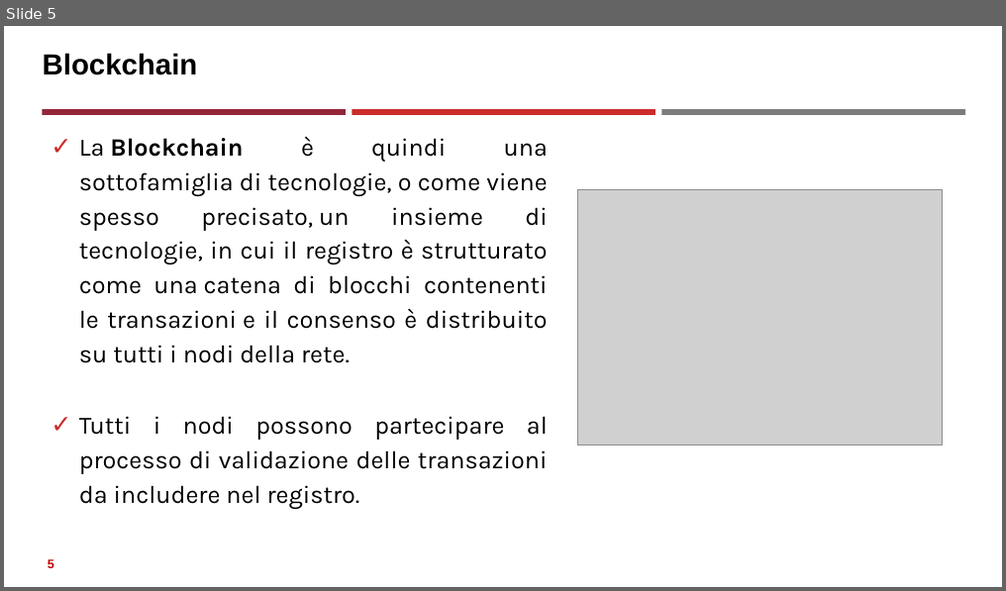
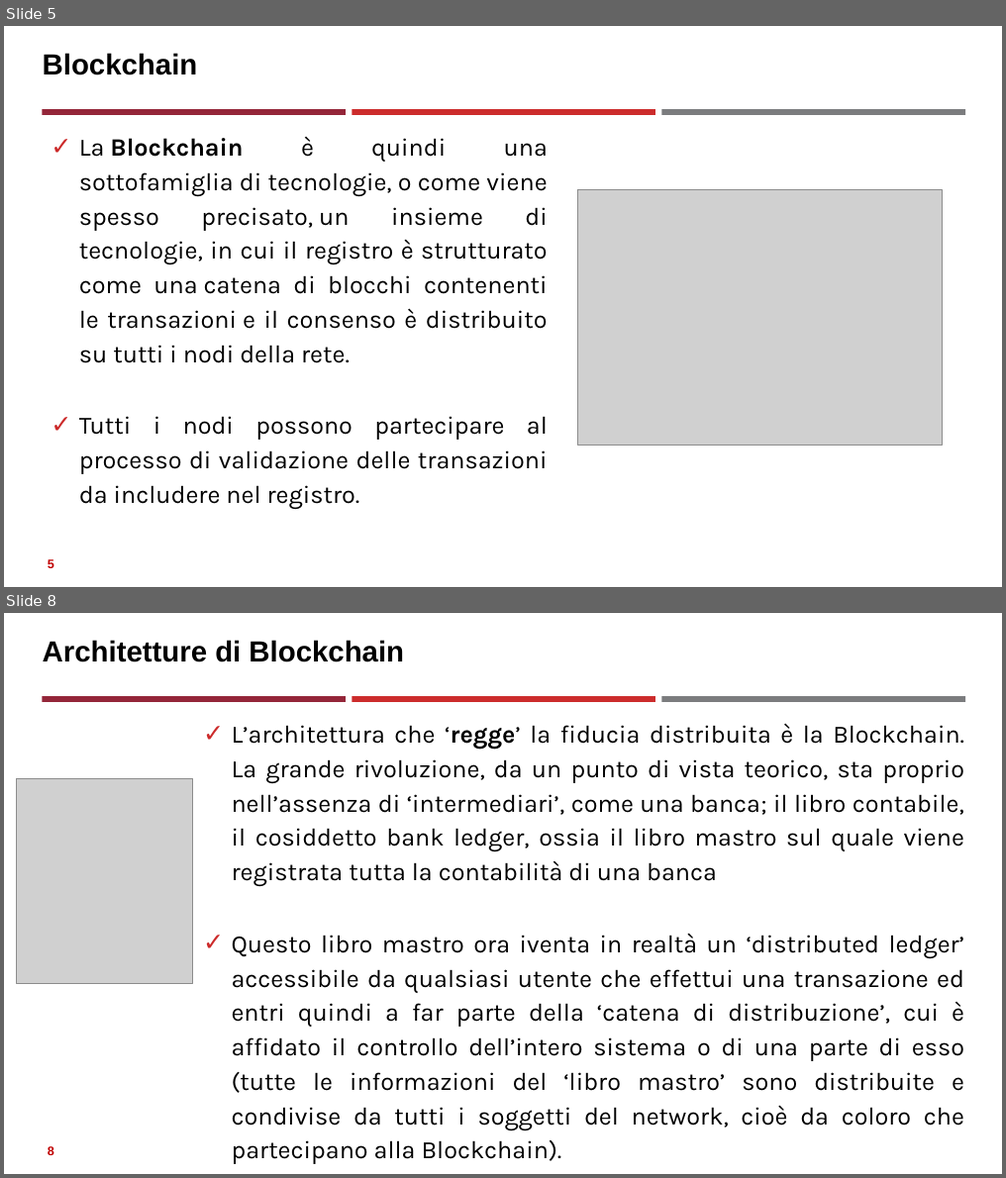
Before and after one commit to neural1977/data_science_interview_material, a slide deck: Assicurazioni/Distributed Ledger Technology_ita.pptx. Shown one above the other, each under a label of ours: slide 5 before the commit, slides 5 and 8 after it; the slides between them are not shown. The pictures are 1006x591 and 1006x1178 pixels, drawn with LibreOffice and Linux fonts; fonts in the diff are those of the drawing; grey boxes stand for pictures. Boxes give left, top, right and bottom in pixels: in the first picture for what was removed or moved away, otherwise in the second. Text is boxed around its words. In the diff, an @@ line names an element or a change of style, - is before the commit and + after.

```diff
--- a/Assicurazioni/Distributed Ledger Technology_ita.pptx
+++ b/Assicurazioni/Distributed Ledger Technology_ita.pptx
@@ slide 8 added at <box>4,613,1002,1174</box>, background #FFFFFF; not listed: 3 template elements that a slide beside it also shows @@
@@ title added at <box>43,640,404,663</box>, 28 pt, text #000000, bold @@
+Architetture di Blockchain
@@ text added at <box>232,724,965,1164</box>, 24 pt, text #000000 @@
+✓ L’architettura che ‘regge’ la fiducia distribuita è la Blockchain. La grande rivoluzione, da un punto di vista teorico, sta proprio nell’assenza di ‘intermediari’, come una banca; il libro contabile, il cosiddetto bank ledger, ossia il libro mastro sul quale viene registrata tutta la contabilità di una banca
+✓ Questo libro mastro ora iventa in realtà un ‘distributed ledger’ accessibile da qualsiasi utente che effettui una transazione ed entri quindi a far parte della ‘catena di distribuzione’, cui è affidato il controllo dell’intero sistema o di una parte di esso (tutte le informazioni del ‘libro mastro’ sono distribuite e condivise da tutti i soggetti del network, cioè da coloro che partecipano alla Blockchain).
@@ picture added at <box>17,779,193,983</box> @@
@@ page number added at <box>48,1147,54,1156</box>, 12 pt, text #C00000, bold @@
+8
```
Also in this commit, not shown: 1 slide changed, 2 other slides added, 3 other files.
